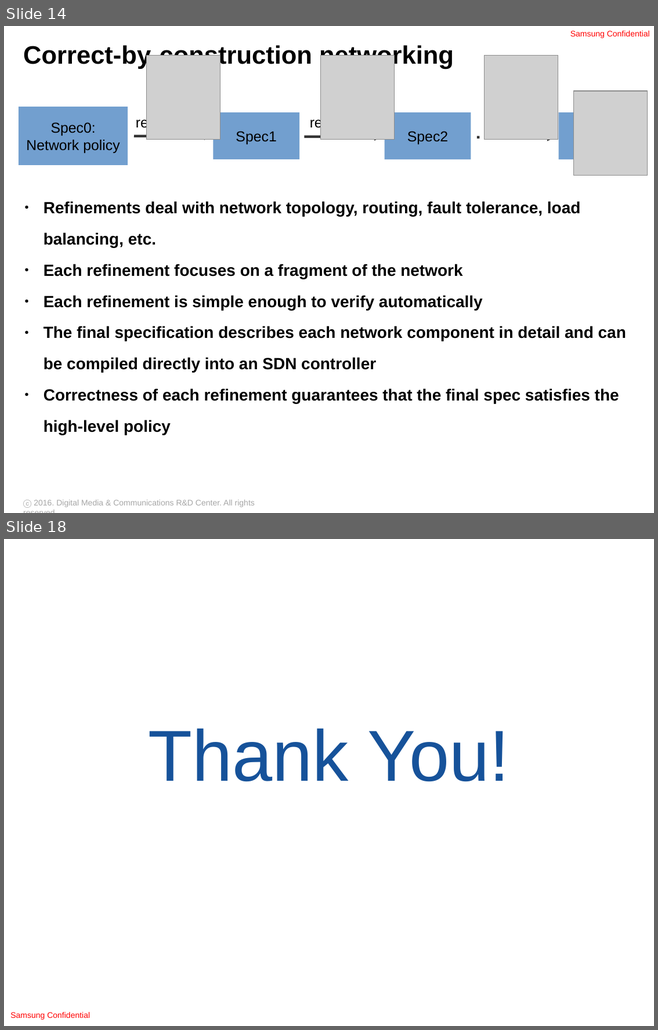
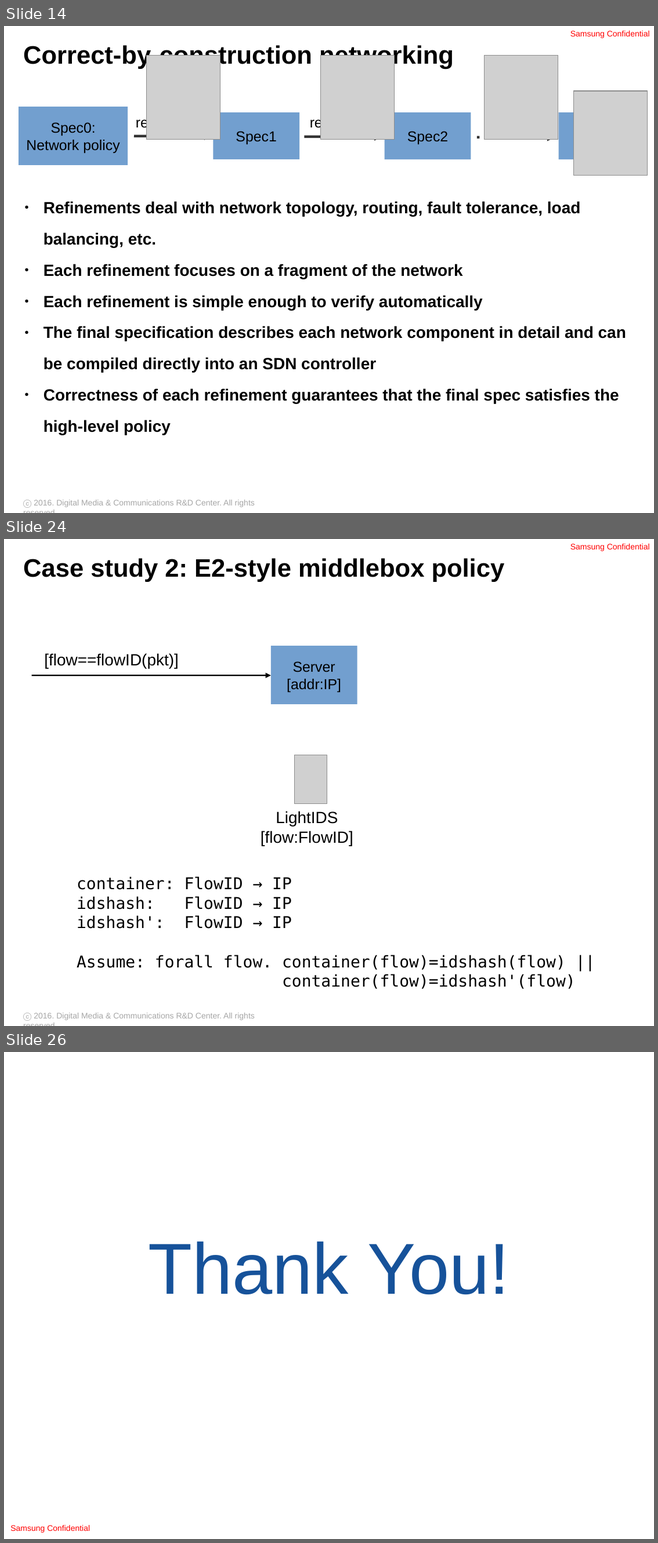
Before and after one commit to ryzhyk/cocoon, a slide deck: doc/distsys_talk_03_09_16.odp. Shown one above the other, each under a label of ours: slides 14 and 18 before the commit, slides 14, 24 and 26 after it; the slides between them are not shown. The pictures are 658x1030 and 658x1543 pixels, drawn with LibreOffice and Linux fonts; fonts in the diff are those of the drawing; grey boxes stand for pictures; background and template pictures are left out. Boxes give left, top, right and bottom in pixels: in the first picture for what was removed or moved away, otherwise in the second. Text is boxed around its words. In the diff, an @@ line names an element or a change of style, - is before the commit and + after.

```diff
--- a/doc/distsys_talk_03_09_16.odp
+++ b/doc/distsys_talk_03_09_16.odp
@@ slide 24 added at box(4, 539, 654, 1026), background #FFFFFF; not listed: 2 template elements that a slide beside it also shows @@
@@ title added at box(23, 558, 505, 582), 28 pt, text #000000, bold @@
+Case study 2: E2-style middlebox policy
@@ text added at box(44, 653, 179, 668), 18 pt, text #000000 @@
+[flow==flowID(pkt)]
@@ rectangle added at box(271, 646, 357, 704), fill #729FCF, 16 pt, text #000000 @@
+Server
+[addr:IP]
@@ arrow added from (32, 675) to (271, 675), #000000 1.45 pt @@
@@ picture added at box(295, 755, 327, 804) @@
@@ text added at box(260, 811, 353, 846), 18 pt, text #000000 @@
+LightIDS
+[flow:FlowID]
@@ text added at box(76, 877, 575, 989), 18 pt, text #000000 @@
+container: FlowID → IP
+idshash: FlowID → IP
+idshash': FlowID → IP
+Assume: forall flow. container(flow)=idshash(flow) ||
+container(flow)=idshash'(flow)
@@ what was slide 18 is now slide 26 @@
```
Also in this commit, not shown: 3 slides changed, 7 other slides added.
